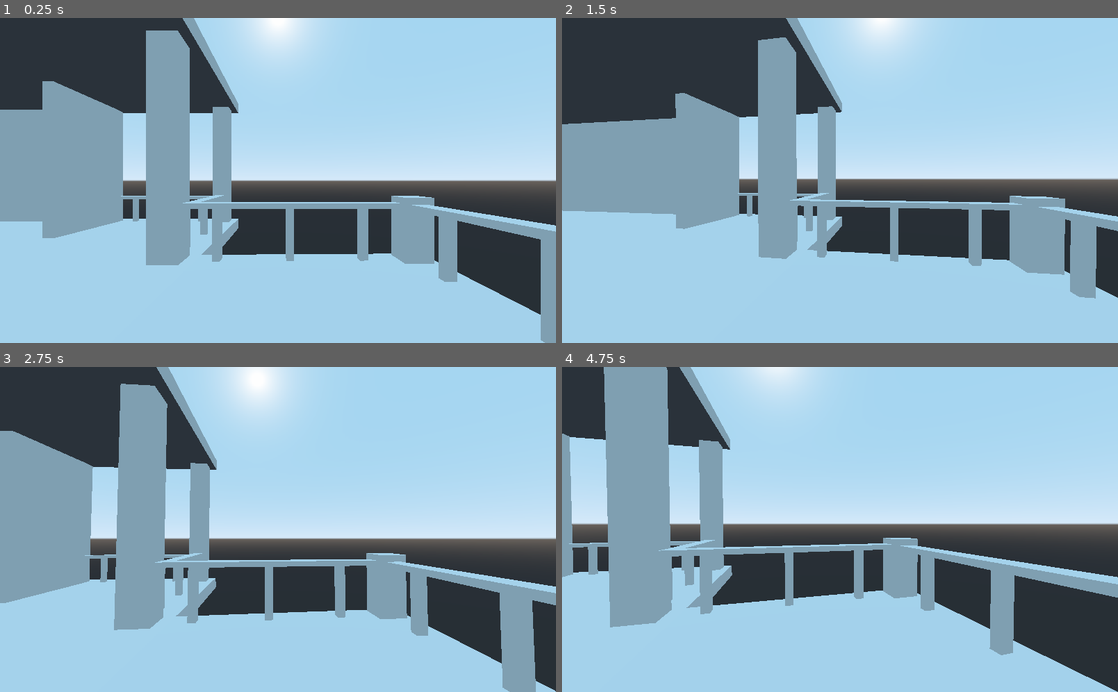
Above: before the commit, frames 1-4 (two rows, left to right).
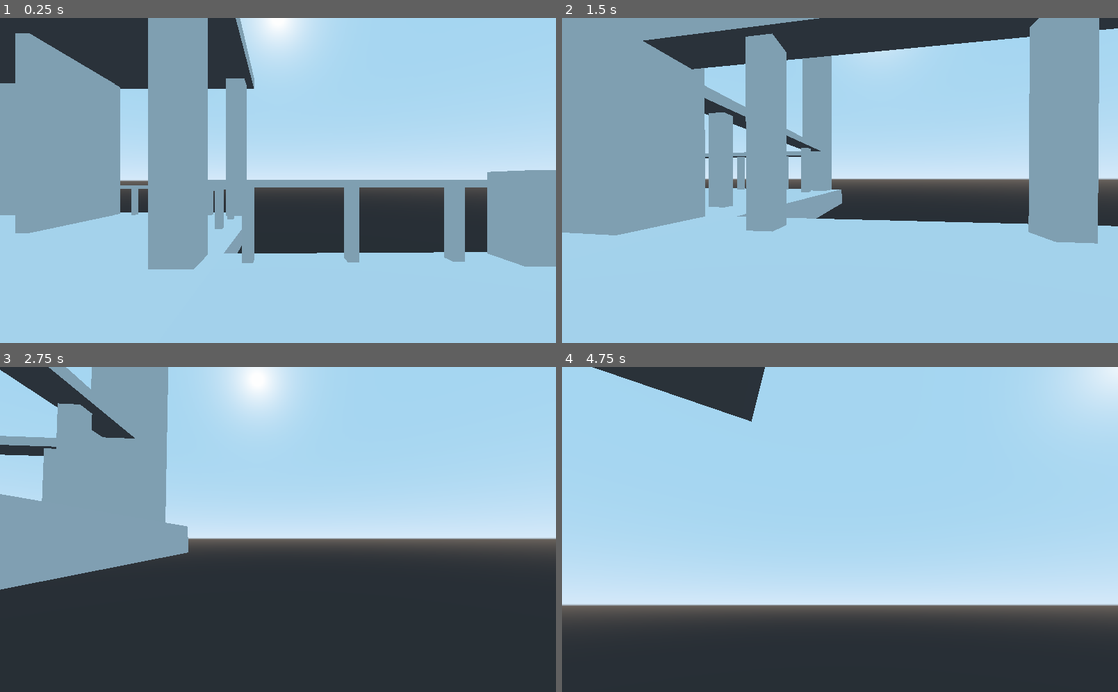
Above: after the commit, the same moments.

Repository: BakedLight/Godot-Wild-Jam-Project
Game: Godot game, scene res://Level/level.tscn
Same seed, same stepped clock (60 frames per second), same inputs: the game is played once before the commit and once after it.
Inputs (mouse positions are in pixels of both pictures, inside the frame that each line leads up to):
- Up to frame 1 (0.25 s): no input
- Up to frame 2 (1.5 s): move the mouse to (867, 180) at 0.52 s; hold W (move_forward) from 0.53 s (still down); tap Shift (scope) at 0.6 s; move the mouse to (812, 180) at 1.27 s; click (812, 180) at 1.35 s
- Up to frame 3 (2.75 s): keep holding W (move_forward); move the mouse to (289, 523) at 2.02 s; tap Shift (scope) at 2.1 s
- Up to frame 4 (4.75 s): move the mouse to (834, 536) at 2.77 s; click (834, 536) at 2.85 s; move the mouse to (878, 532) at 3.52 s; tap Shift (scope) at 3.6 s; tap Escape (ui_cancel) at 4.15 s; tap Enter at 4.25 s; move the mouse to (673, 480) at 4.27 s; release W (move_forward) at 4.28 s; hold A (move_left) from 4.28 s (still down); click (673, 480) at 4.35 s

The runs differ from the first frame. In frame 1, 21% of the frame differs, in the area x 0-100%, y 0-100%; in frame 2, 35%; in frame 3, 42%; in frame 4, 68%.

Commit message:
Add collision for building
Also add a viewer for navigation i use Chatgpt to code this since i dont know how to look around using camera

Diff:
--- /dev/null
+++ b/Level/Viewer.gd
@@ -0,0 +1,59 @@
+extends KinematicBody
+
+export var speed = 8.0
+export var gravity = 20.0
+export var mouse_sensitivity = 0.2
+
+var velocity = Vector3.ZERO
+
+func _ready():
+	Input.set_mouse_mode(Input.MOUSE_MODE_CAPTURED)
+
+func _input(event):
+
+	if event is InputEventMouseMotion:
+
+		# Look left/right
+		rotation_degrees.y -= event.relative.x * mouse_sensitivity
+
+		# Look up/down
+		$Camera.rotation_degrees.x -= event.relative.y * mouse_sensitivity
+
+		# Prevent camera flipping
+		$Camera.rotation_degrees.x = clamp(
+			$Camera.rotation_degrees.x,
+			-90,
+			90
+		)
+
+	if event.is_action_pressed("ui_cancel"):
+		Input.set_mouse_mode(Input.MOUSE_MODE_VISIBLE)
+
+func _physics_process(delta):
+
+	var direction = Vector3.ZERO
+
+	var forward = -transform.basis.z
+	var right = transform.basis.x
+
+	if Input.is_action_pressed("move_forward"):
+		direction += forward
+
+	if Input.is_action_pressed("move_backward"):
+		direction -= forward
+
+	if Input.is_action_pressed("move_left"):
+		direction -= right
+
+	if Input.is_action_pressed("move_right"):
+		direction += right
+
+	direction = direction.normalized()
+
+	velocity.x = direction.x * speed
+	velocity.z = direction.z * speed
+
+	# Gravity
+	velocity.y -= gravity * delta
+
+	velocity = move_and_slide(velocity, Vector3.UP)
--- a/Level/level.tscn
+++ b/Level/level.tscn
@@ -1,7 +1,10 @@
-[gd_scene load_steps=3 format=2]
+[gd_scene load_steps=5 format=2]
 
 [ext_resource path="res://Player/player.tscn" type="PackedScene" id=1]
 [ext_resource path="res://Level/level1.glb" type="PackedScene" id=2]
+[ext_resource path="res://Level/Viewer.gd" type="Script" id=3]
+
+[sub_resource type="BoxShape" id=1]
 
 [node name="Level" type="Spatial"]
 
@@ -9,3 +12,13 @@
 transform = Transform( 1, 0, 0, 0, 1, 0, 0, 0, 1, 34.3951, 1, 0 )
 
 [node name="level1" parent="." instance=ExtResource( 2 )]
+
+[node name="Viewer" type="KinematicBody" parent="."]
+transform = Transform( 1, 0, 0, 0, 1, 0, 0, 0, 1, 31.473, 0, 0 )
+script = ExtResource( 3 )
+
+[node name="Camera" type="Camera" parent="Viewer"]
+current = true
+
+[node name="CollisionShape" type="CollisionShape" parent="Viewer"]
+shape = SubResource( 1 )
Binary file changed: Level/level1.glb
